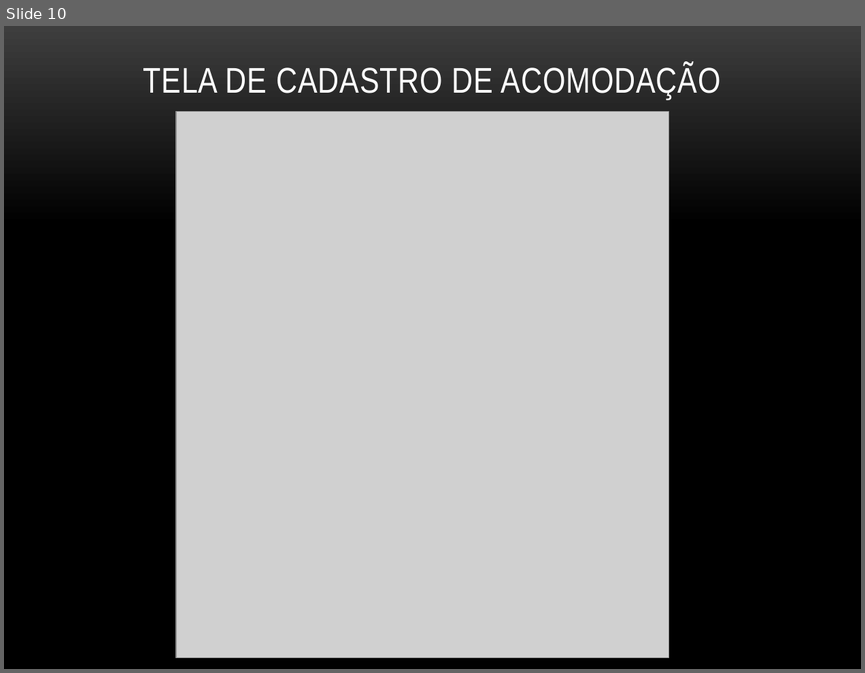
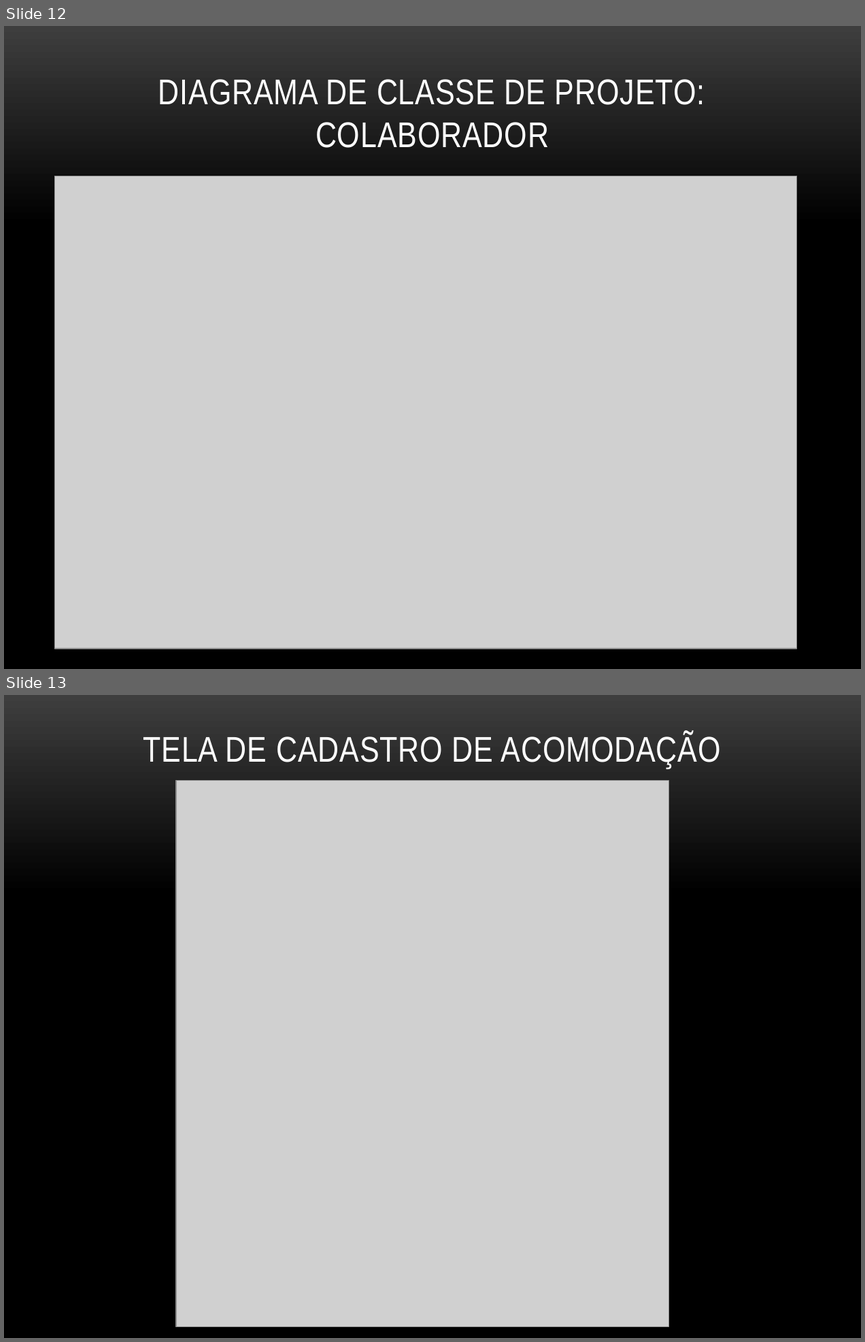
Before and after one commit to brunoemer/cooptel-ucs, a slide deck: Documentos/ApresentaçãoCiclo1.pptx. Shown one above the other, each under a label of ours: slide 10 before the commit, slides 12 and 13 after it. The pictures are 865x673 and 865x1342 pixels, drawn with LibreOffice and Linux fonts; fonts in the diff are those of the drawing; grey boxes stand for pictures; background and template pictures are left out. Boxes give left, top, right and bottom in pixels: in the first picture for what was removed or moved away, otherwise in the second. Text is boxed around its words. In the diff, an @@ line names an element or a change of style, - is before the commit and + after.

```diff
--- a/Documentos/ApresentaçãoCiclo1.pptx
+++ b/Documentos/ApresentaçãoCiclo1.pptx
@@ slide 12 added at (4, 26, 861, 669), background picture (left out) @@
@@ title added at (158, 79, 704, 148), 30 pt, text #FFFFFF @@
+DIAGRAMA DE CLASSE DE PROJETO:
+COLABORADOR
@@ picture added at (54, 176, 797, 648) @@
@@ what was slide 10 is now slide 13 @@
```
Also in this commit, not shown: 1 slide changed, 2 other slides added, 1 slide removed.
